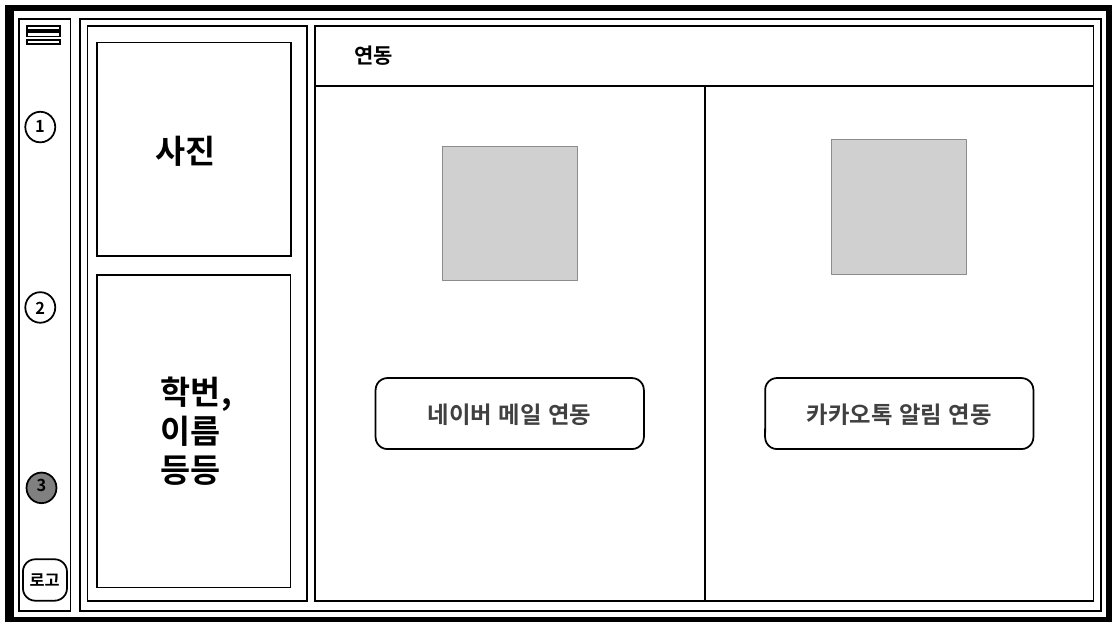
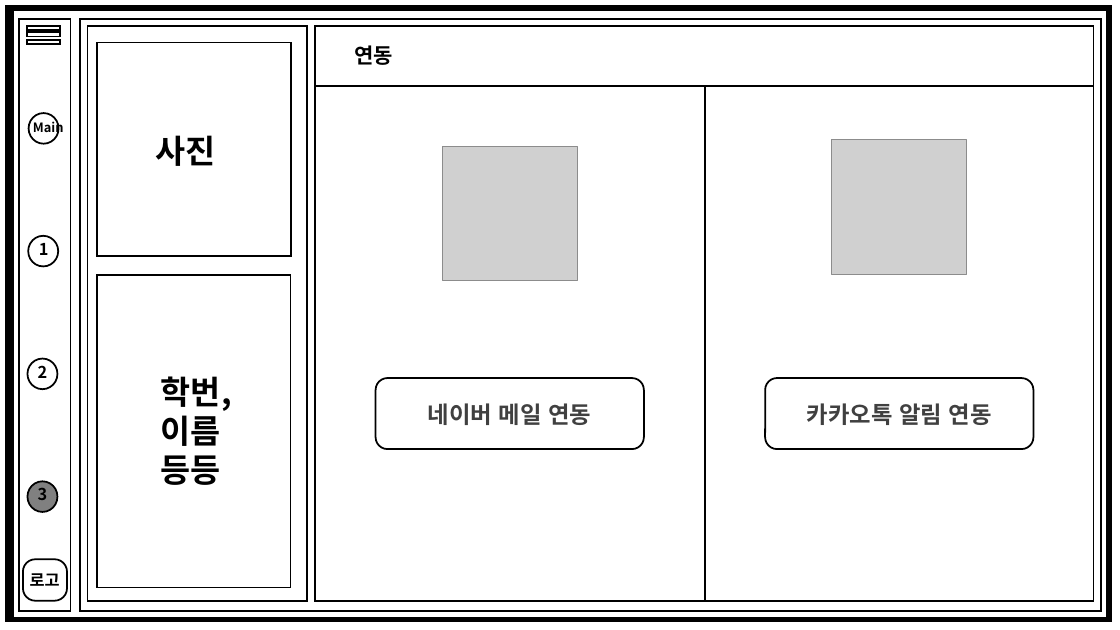
Before and after one commit to CSharp-WPF-team-project/team-project, a slide deck: slide 6 of 계획서, 보고서/구조.pptx. Drawn at 1120x630 pixels with LibreOffice and Linux fonts; fonts in the diff are those of the drawing; grey boxes stand for pictures. Boxes give left, top, right and bottom in pixels: in the first picture for what was removed or moved away, otherwise in the second. Text is boxed around its words. In the diff, an @@ line names an element or a change of style, - is before the commit and + after.

```diff
--- a/계획서, 보고서/구조.pptx
+++ b/계획서, 보고서/구조.pptx
@@ ellipse: place and size @@
-ellipse at <box>25,112,55,142</box>
+ellipse at <box>29,113,59,144</box>
@@ text added at <box>33,119,64,137</box>, 11 pt, text #000000, bold @@
+Main
@@ ellipse: place and size @@
-ellipse at <box>25,292,55,323</box>
+ellipse at <box>28,236,58,266</box>
@@ text "1": place and size @@
-text "1" at <box>35,120,45,132</box>
+text "1" at <box>39,243,49,255</box>
@@ ellipse added at <box>27,359,57,389</box>, outline #000000 1.5 pt @@
@@ text "2": place and size @@
-text "2" at <box>35,301,45,314</box>
+text "2" at <box>38,365,48,378</box>
@@ ellipse: place and size @@
-ellipse at <box>26,473,56,503</box>
+ellipse at <box>27,481,57,512</box>
@@ text "3": place and size @@
-text "3" at <box>37,479,47,491</box>
+text "3" at <box>38,488,48,500</box>
```
Also in this commit, not shown: 4 other slides changed, 3 other files.
